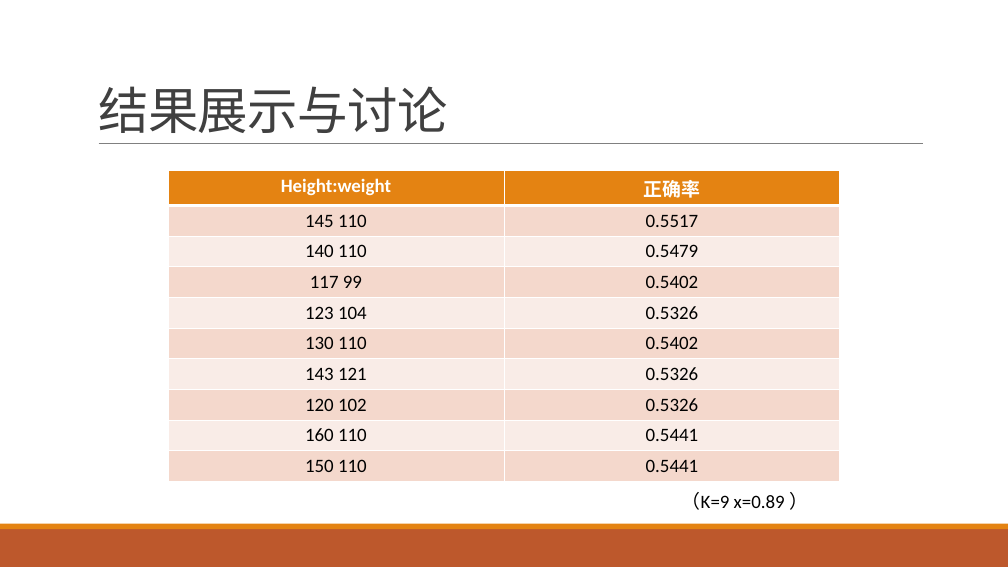
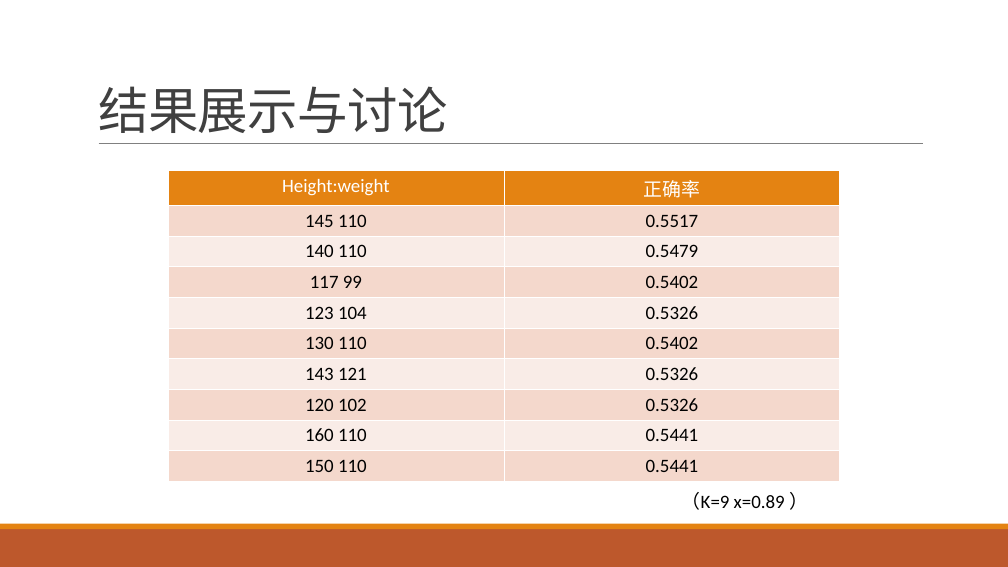
Before and after one commit to Enting-Chen/PCA_KNN, a slide deck: slide 12 of pca.pptx. Drawn at 1008x567 pixels with LibreOffice and Linux fonts; fonts in the diff are those of the drawing. Boxes give left, top, right and bottom in pixels: in the first picture for what was removed or moved away, otherwise in the second. Text is boxed around its words. In the diff, an @@ line names an element or a change of style, - is before the commit and + after.

```diff
--- a/pca.pptx
+++ b/pca.pptx
@@ table at [168, 171, 839, 476] @@
@@ bold off in "Height:weight", "正确率" @@
```
Also in this commit, not shown: 8 other slides changed, 1 slide added.
